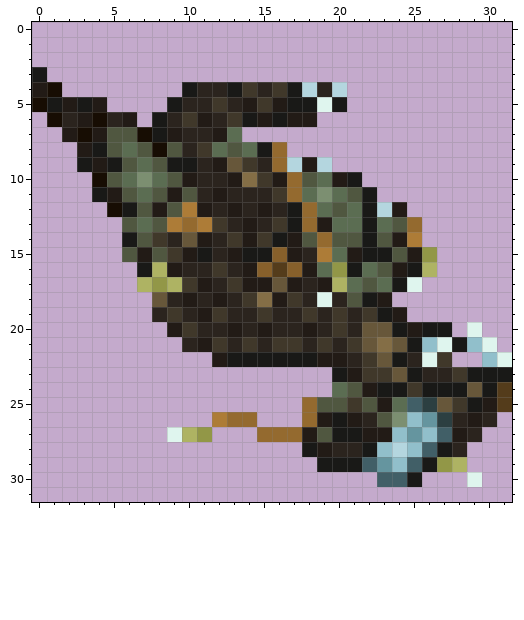
Pixel-art sprite -- Resources/Textures/SS220/Mobs/CultYogg/kangaroo_corrupted.rsi/kangaroo-dead.png. The picture above was drawn from the file before the commit.
The file is 32x32 pixels.
The result:
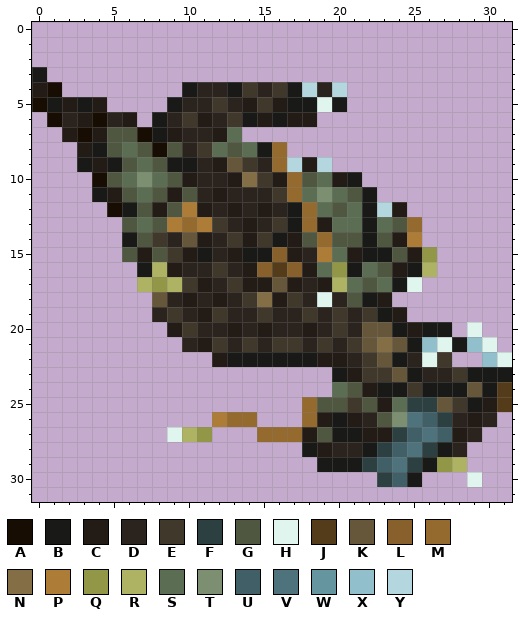
Palette (. is transparent): A #170d03  B #191917  C #221b16  D #2b241e  E #40382a  F #2c3f41  G #505740  H #dff5ee  J #543c1b  K #67573a  L #87602b  M #946a2f  N #846e46  P #ad7c37  Q #929747  R #aeb363  S #5b6d52  T #7c8f71  U #415f67  V #4f737d  W #65959f  X #91bfcb  Y #b4d6df
The edit:
Changed rows in their new state; - is an unchanged pixel.
first column x 22:
25 ---F-
26 ---VU
27 --FUV
28 -FUVF
29 FUVF-
30 -F---
